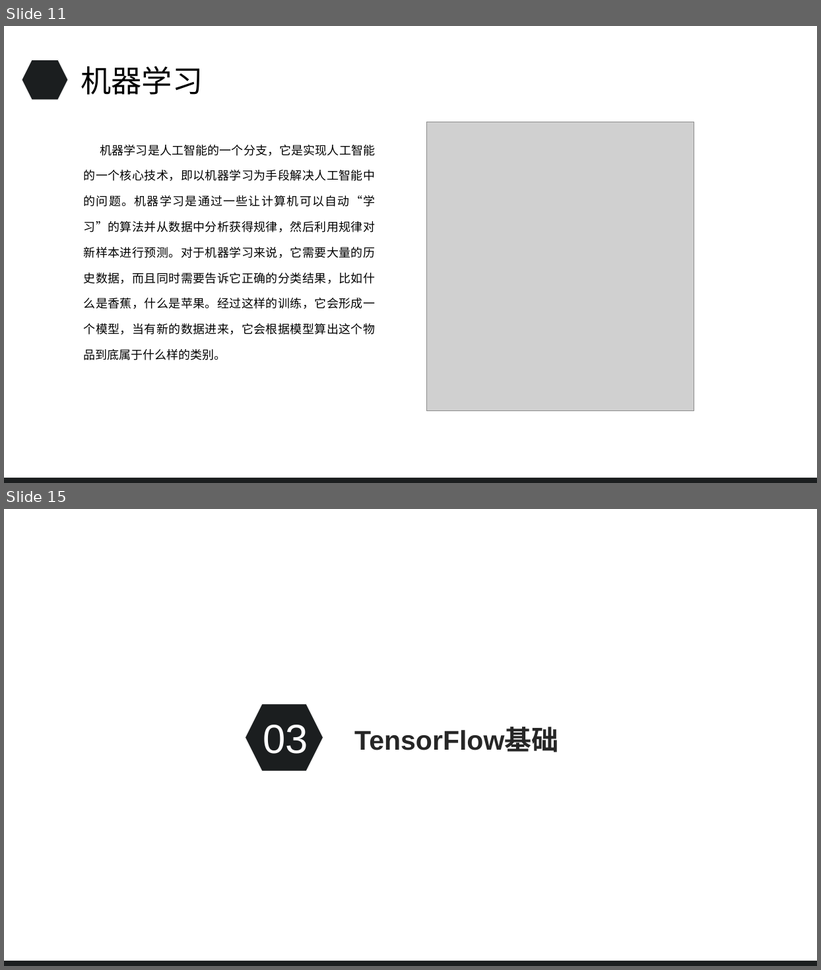
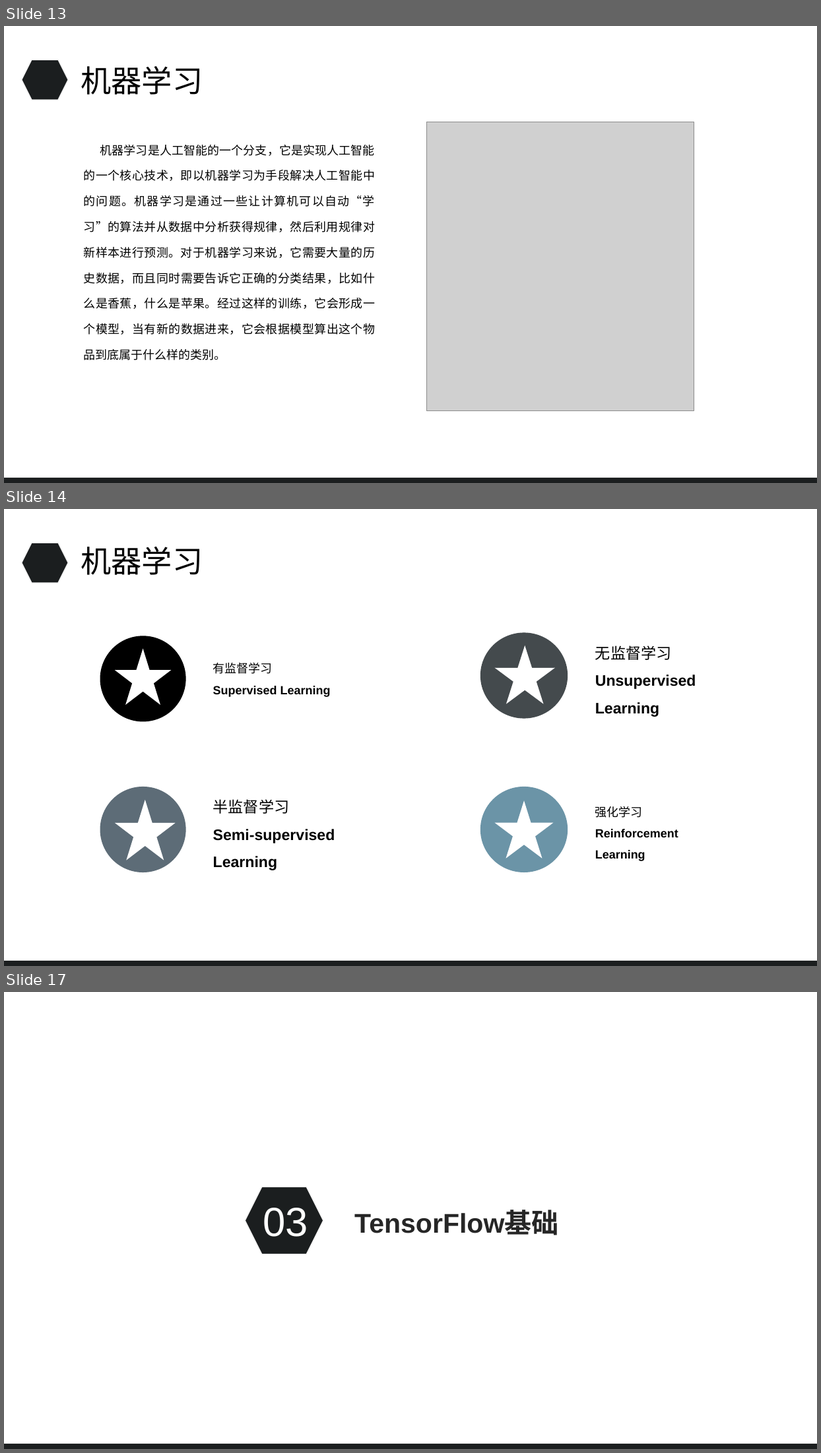
Before and after one commit to a1401358759/TensorFlow, a slide deck: 基于TensorFlow实现图像识别应用.pptx. Shown one above the other, each under a label of ours: slides 11 and 15 before the commit, slides 13, 14 and 17 after it; the slides between them are not shown. The pictures are 821x970 and 821x1453 pixels, drawn with LibreOffice and Linux fonts; fonts in the diff are those of the drawing; grey boxes stand for pictures; background and template pictures are left out. Boxes give left, top, right and bottom in pixels: in the first picture for what was removed or moved away, otherwise in the second. Text is boxed around its words. In the diff, an @@ line names an element or a change of style, - is before the commit and + after.

```diff
--- a/基于TensorFlow实现图像识别应用.pptx
+++ b/基于TensorFlow实现图像识别应用.pptx
@@ slide 14 added at box(4, 509, 817, 966), background #FFFFFF; not listed: 1 template element that a slide beside it also shows @@
@@ hexagon added at box(22, 543, 68, 583), fill #1B1E1F, outline #F2F2F2 1 pt @@
@@ text added at box(81, 547, 203, 575), 36 pt, text #000000 @@
+机器学习
@@ group added at box(481, 614, 696, 738): 1 ellipse, 1 star, 1 line, 1 text @@
+无监督学习
+Unsupervised Learning
@@ group added at box(100, 614, 331, 738): 1 ellipse, 1 star, 1 line, 1 text @@
+有监督学习
+Supervised Learning
@@ group added at box(100, 768, 335, 891): 1 ellipse, 1 star, 1 line, 1 text @@
+半监督学习
+Semi-supervised Learning
@@ group added at box(481, 768, 679, 891): 1 ellipse, 1 star, 1 line, 1 text @@
+强化学习
+Reinforcement Learning
@@ what was slide 11 is now slide 13 @@
@@ what was slide 15 is now slide 17 @@
```
Also in this commit, not shown: 4 slides changed, 3 other slides added, 1 slide removed, 7 other files.
